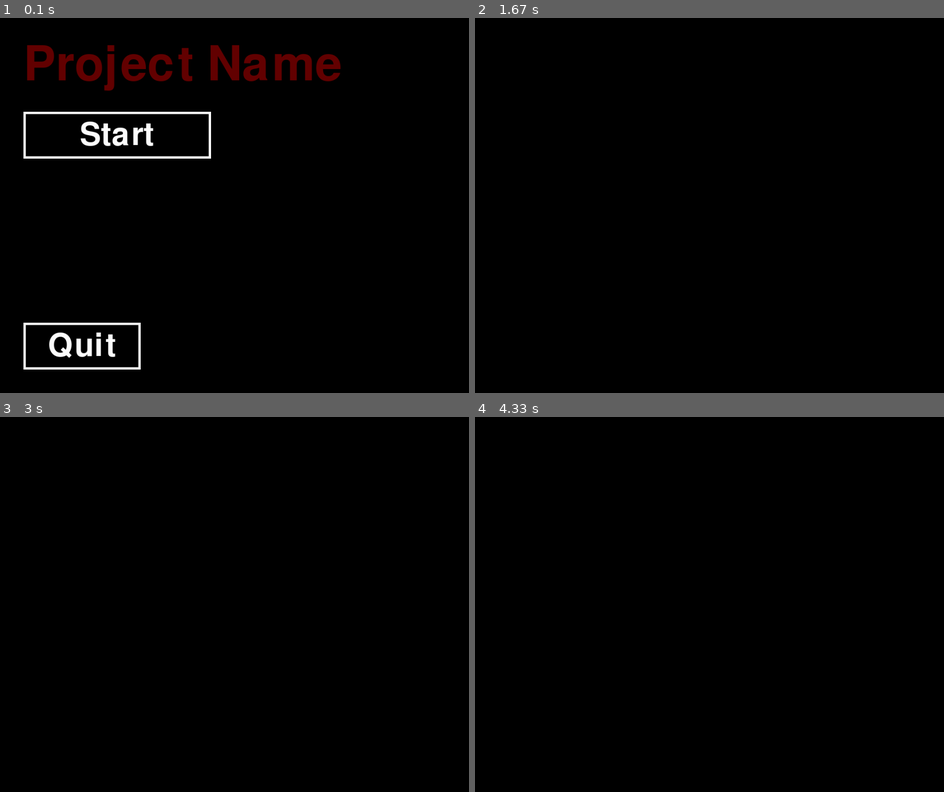
Above: before the commit, frames 1-4 (two rows, left to right).
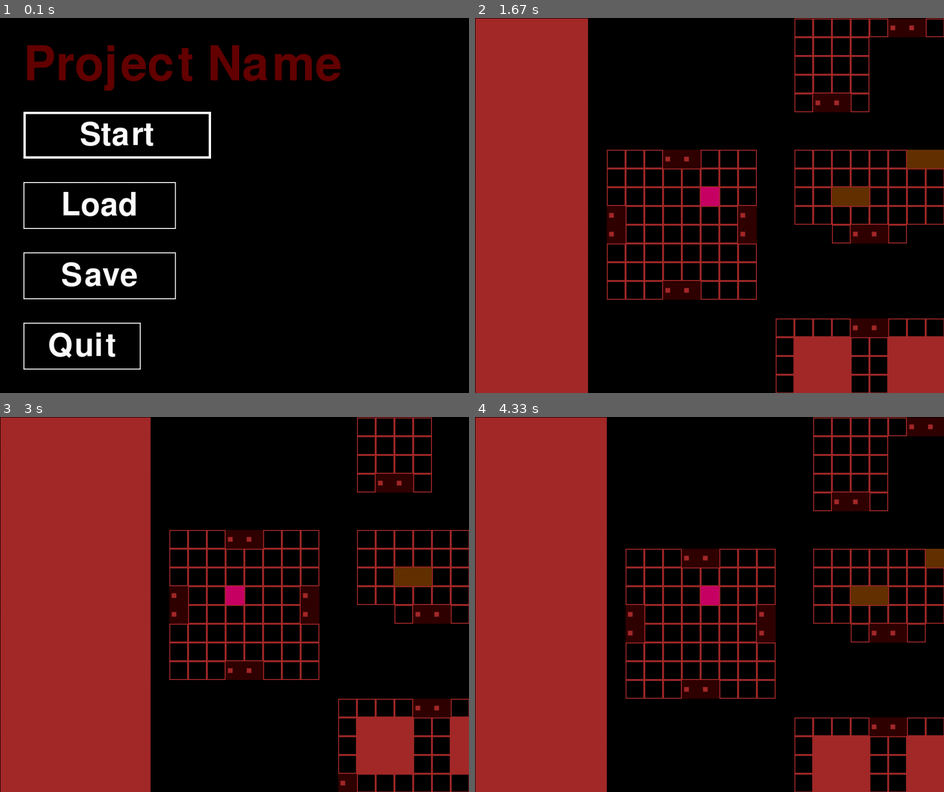
Above: after the commit, the same moments.

Repository: Kokande/PyGame-project
Game: pygame game, started from test.py
The game is run twice, just before and just after one commit, with the same random seed, the same clock (stepped at 60 frames per second) and the same inputs.
Inputs (mouse positions are in pixels of both pictures, inside the frame that each line leads up to):
- Up to frame 1 (0.1 s): no input
- Up to frame 2 (1.67 s): click "Start" at 0.38 s; hold Right 0.67-1.13 s; move the mouse to (779, 74) at 0.7 s; hold Up 1.17-1.47 s; hold Right from 1.5 s (still down)
- Up to frame 3 (3 s): release Right at 1.97 s; hold Left 2-2.53 s; hold Down 2.57-2.87 s; hold Left from 2.9 s (still down)
- Up to frame 4 (4.33 s): release Left at 3.3 s; hold Up 3.33-3.7 s; hold Right from 3.73 s (still down)

The runs differ from the first frame. In frame 1, 1.9% of the frame differs, in the area x 5-38%, y 43-94%; in frame 2, 37%; in frame 3, 43%, in the area x 0-100%, y 0-100%; in frame 4, 40%.

Commit message:
New buttons in Menu, explorable game map with generation

Diff:
--- a/test.py
+++ b/test.py
@@ -1,4 +1,6 @@
 import pygame
+import random
+import pprint
 """
 Класс кнопки
 """
@@ -15,7 +17,7 @@
         self.border_weight = bw
         self.alt = alt
         self.screen = scr
-        self.func = (lambda x: None, None)
+        self.func = (lambda x: None, 'not None')
         self.text = pygame.font.Font(font[0], font[1]).render(text, 80, fc)
         self.border_color = border
         self.calm = True
@@ -61,6 +63,11 @@
         return False
 
 
+"""
+Сама игра
+"""
+
+
 class Game:
     def __init__(self, display):
         self.on = True
@@ -74,9 +81,56 @@
     class Game:
         def __init__(self, parent):
             self.parent = parent
+            self.map_size = 3
+            self.current_lvl = 1
+            self.map_draft = {0: [['.' for i in range(10)] for i in range(10)]}
+            self.map = [[0 for k in range(self.map_size)] for i in range(self.map_size)]
+            self.player_pos = (-1, -1)
+            self.standing_on = '0'
+            self.indoor = True
+            self.map_generator()
 
         def render(self):
-            pass
+            step = 40
+            visible = [[self.map[i][k]
+                        if 0 <= k < self.map_size * 10
+                        else '*'
+                        for k in range(self.player_pos[0] - (SIZE[0] // step - 1) // 2,
+                                       self.player_pos[0] + (SIZE[0] // step - 1) // 2 + 1)]
+                       if 0 <= i < self.map_size * 10
+                       else list('*' * (SIZE[0] // step))
+                       for i in range(self.player_pos[1] - (SIZE[1] // step) // 2 + 1,
+                                      self.player_pos[1] + (SIZE[1] // step) // 2 + 2)]
+            for x in range(1, SIZE[0] + 1, step):
+                for y in range(1, SIZE[1] + 1, step):
+                    tile = visible[y // step][x // step]
+                    if tile == '0':
+                        pygame.draw.rect(self.parent.display, pygame.Color('brown'),
+                                         (x, y, step, step), 2)
+                    elif tile == '*':
+                        pygame.draw.rect(self.parent.display, pygame.Color('brown'),
+                                         (x, y, step, step))
+                    elif tile == 'P':
+                        pygame.draw.rect(self.parent.display, (200, 0, 100),
+                                         (x, y, step, step))
+                    elif tile == '1':
+                        pygame.draw.rect(self.parent.display, (50, 0, 0),
+                                         (x, y, step, step))
+                        pygame.draw.rect(self.parent.display, pygame.Color('brown'),
+                                         (x + 5,
+                                          y + (step - 10) // 2, 10, 10))
+                    elif tile == 'b':
+                        pygame.draw.circle(self.parent.display, pygame.Color('brown'),
+                                           (x + step // 2, y + step // 2), step // 2)
+                    elif tile == 'c':
+                        pygame.draw.rect(self.parent.display, (100, 50, 0),
+                                         (x, y, step, step))
+                    elif tile == 'E':
+                        pygame.draw.rect(self.parent.display, pygame.Color('green'),
+                                         (x, y, step, step))
+                    elif tile == 'C':
+                        pygame.draw.rect(self.parent.display, pygame.Color('yellow'),
+                                         (x, y, step, step))
 
         def mouse_pressed(self, mouse):
             pass
@@ -84,9 +138,77 @@
         def key_pressed(self, key):
             if key.key == pygame.K_ESCAPE:
                 self.parent.change_screen(self.parent.Menu(self.parent))
+            elif key.key == pygame.K_UP:
+                self.move_player('UP')
+            elif key.key == pygame.K_DOWN:
+                self.move_player('DOWN')
+            elif key.key == pygame.K_LEFT:
+                self.move_player('LEFT')
+            elif key.key == pygame.K_RIGHT:
+                self.move_player('RIGHT')
 
         def mouse_moved(self, movement):
             pass
+
+        def move_player(self, direction):
+            self.map[self.player_pos[1]][self.player_pos[0]] = self.standing_on
+            if direction == 'UP':
+                new_coords = (self.player_pos[0], self.player_pos[1] - 1)
+                if self.move_possible(new_coords):
+                    self.player_pos = new_coords
+            elif direction == 'DOWN':
+                new_coords = (self.player_pos[0], self.player_pos[1] + 1)
+                if self.move_possible(new_coords):
+                    self.player_pos = new_coords
+            elif direction == 'LEFT':
+                new_coords = (self.player_pos[0] - 1, self.player_pos[1])
+                if self.move_possible(new_coords):
+                    self.player_pos = new_coords
+            elif direction == 'RIGHT':
+                new_coords = (self.player_pos[0] + 1, self.player_pos[1])
+                if self.move_possible(new_coords):
+                    self.player_pos = new_coords
+            self.standing_on = self.map[self.player_pos[1]][self.player_pos[0]]
+            self.map[self.player_pos[1]][self.player_pos[0]] = 'P'
+
+        def move_possible(self, new_coords):
+            if 0 <= new_coords[0] < 10 * self.map_size and \
+               0 <= new_coords[1] < 10 * self.map_size and \
+               self.map[new_coords[1]][new_coords[0]] in ['0', '1', '.'] and \
+               (self.map[new_coords[1]][new_coords[0]] == '1' or
+               self.standing_on == self.map[new_coords[1]][new_coords[0]] or
+               self.standing_on == '1'):
+                return True
+            return False
+
+        def map_generator(self):
+            with open("draft.dat", 'rt') as draft:
+                for i in range(1, BLOCKS + 1):
+                    draft.readline()
+                    self.map_draft[i] = []
+                    for k in range(10):
+                        self.map_draft[i].append(list(draft.readline().rstrip()))
+            generator = dict()
+            coord_seq = random.sample(range(1, self.map_size ** 2 + 1), BLOCKS)
+            seq = random.sample(range(1, len(self.map_draft)), BLOCKS)
+
+            for i in range(BLOCKS):
+                generator[coord_seq[i]] = seq[i]
+            for i in range(self.map_size):
+                for k in range(self.map_size):
+                    if i * self.map_size + k + 1 in coord_seq:
+                        self.map[i][k] = generator[i * self.map_size + k + 1]
+            self.map_constructor()
+
+        def map_constructor(self):
+            map_rows = [[] for i in range(10 * self.map_size)]
+            for i in range(self.map_size):
+                for k in range(self.map_size):
+                    for j in range(10):
+                        map_rows[i * 10 + j].extend(self.map_draft[self.map[i][k]][j])
+                        if self.map[i][k] == 1 and j == 4:
+                            self.player_pos = (k * 10 + 4, i * 10 + j)
+            self.map = map_rows
     """
     Класс меню игры
     """
@@ -95,14 +217,20 @@
             self.parent = parent
             self.objects = {'buttons': [Button(self.parent.display, (50, 200), (400, 100),
                                                text="Start", alt=(100, 0, 0)),
+                                        Button(self.parent.display, (50, 350), (325, 100),
+                                               text="Load", alt=(100, 0, 0), bw=2),
+                                        Button(self.parent.display, (50, 500), (325, 100),
+                                               text="Save", alt=(100, 0, 0), bw=2),
                                         Button(self.parent.display, (50, 650), (250, 100),
-                                               text="Quit", alt=(100, 0, 0))]}
-            self.objects['buttons'][0].set_act(self.parent.change_screen, value=self.parent.Game(self.parent))
-            self.objects['buttons'][1].set_act(self.parent.kill_the_game)
+                                               text="Quit", alt=(100, 0, 0), bw=2)]}
+            self.objects['buttons'][0].set_act(self.parent.change_screen,
+                                               value=self.parent.Game(self.parent))
+            self.objects['buttons'][3].set_act(self.parent.kill_the_game)
 
         def render(self):
-            self.parent.display.blit(pygame.font.Font(None, 150).render("Project Name", 80,
-                                                                        (100, 0, 0)), (50, 50))
+            self.parent.display.blit(pygame.font.Font(None,
+                                                      150).render("Project Name", 80,
+                                                                  (100, 0, 0)), (50, 50))
             for i in self.objects:
                 for k in self.objects[i]:
                     k.render()
@@ -159,8 +287,9 @@
         self.game = self.screen
 
 
+SIZE = (1000, 800)
+BLOCKS = 6
 if __name__ == '__main__':
-    SIZE = (1000, 800)
     pygame.init()
     pygame.font.init()
     screen = pygame.display.set_mode(SIZE)
Not shown, added: draft.dat
